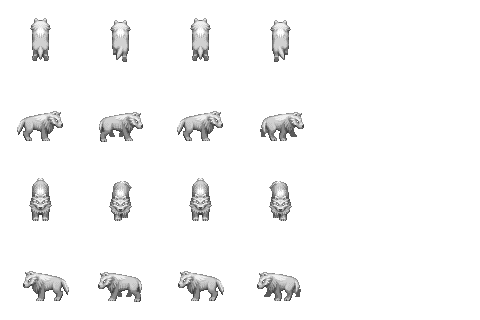
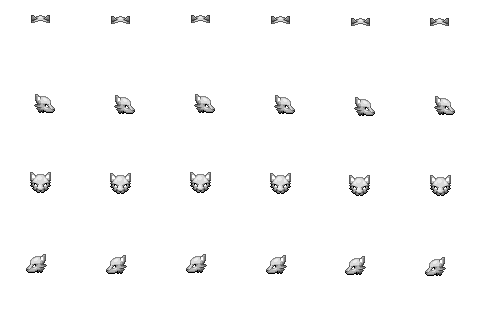
Revision of a layered 480 × 320 image; what changed, layer by layer:
added layer "wolf" above "hair" over bbox(26, 15, 455, 276)
showed group "hair" (5 layers) over bbox(26, 16, 455, 285)
hid group "nasties" (15 layers) over bbox(17, 18, 453, 302)
hid "wolf-white" over bbox(17, 18, 304, 302)
